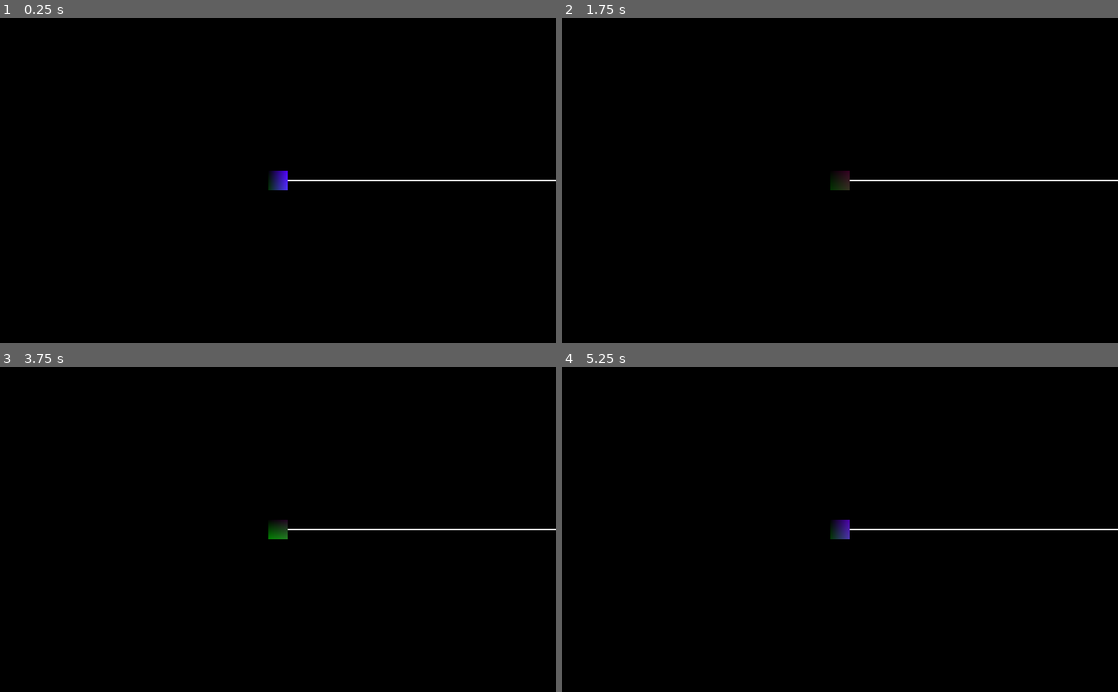
Above: before the commit, frames 1-4 (two rows, left to right).
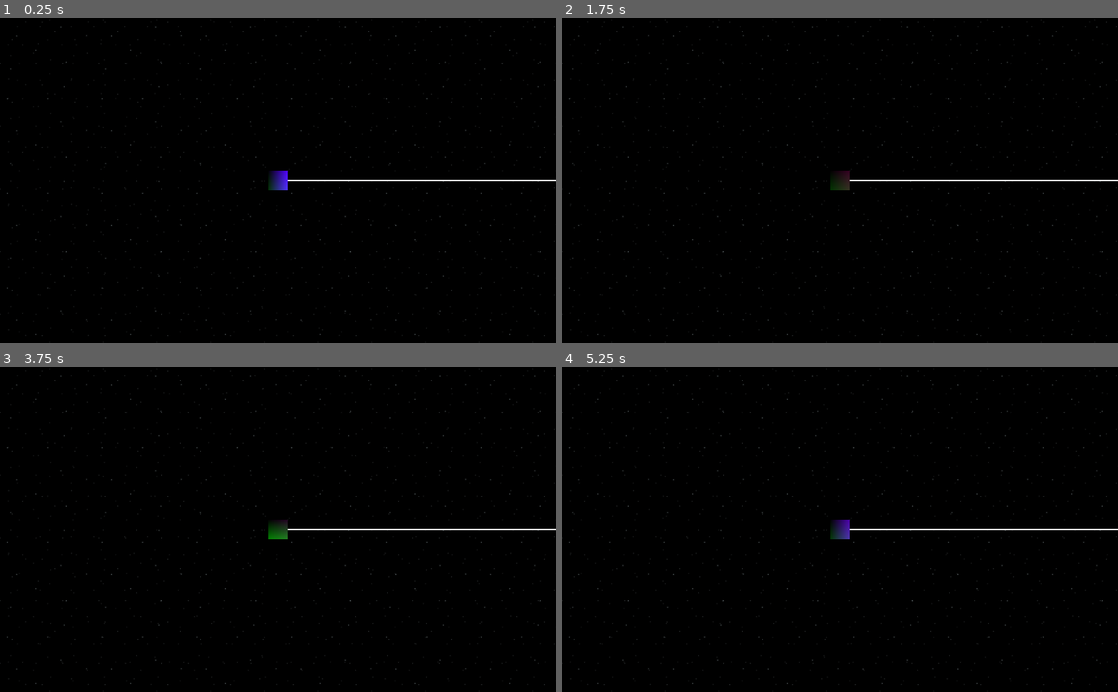
Above: after the commit, the same moments.

Repository: blaquenkot/dimension
Game: Godot game, scene res://Game.tscn
The game is run twice, just before and just after one commit, with the same random seed, the same clock (stepped at 60 frames per second) and the same inputs.
Inputs:
- Up to frame 1 (0.25 s): no input
- Up to frame 2 (1.75 s): tap Enter at 1.25 s
- Up to frame 3 (3.75 s): tap Space at 2 s; tap Enter at 3.5 s
- Up to frame 4 (5.25 s): tap Space at 4.25 s; tap Enter at 5 s

The runs differ from the first frame. In frame 1, 0.3% of the frame differs, in the area x 0-100%, y 0-100%; in frame 2, 0.3%; in frame 3, 0.3%; in frame 4, 0.3%.

Commit message:
First take at adding some dust

Diff:
--- a/Game.tscn
+++ b/Game.tscn
@@ -1,7 +1,8 @@
-[gd_scene load_steps=4 format=2]
+[gd_scene load_steps=5 format=2]
 
 [ext_resource path="res://Square.tscn" type="PackedScene" id=1]
 [ext_resource path="res://Rail.tscn" type="PackedScene" id=2]
+[ext_resource path="res://dust.png" type="Texture" id=3]
 
 [sub_resource type="Environment" id=1]
 background_mode = 1
@@ -28,3 +29,21 @@
 
 [node name="Rail3" parent="." instance=ExtResource( 2 )]
 transform = Transform( 70, 0, 0, 0, 0.2, 0, 0, 0, 0.5, 120, 0, 0 )
+
+[node name="Dust1" type="Sprite3D" parent="."]
+transform = Transform( 1, 0, 0, 0, 1, 0, 0, 0, 1, 0, 0, -10 )
+texture = ExtResource( 3 )
+region_enabled = true
+region_rect = Rect2( 0, 0, 80000, 80000 )
+
+[node name="Dust2" type="Sprite3D" parent="."]
+transform = Transform( 1, 0, 0, 0, 1, 0, 0, 0, 1, 0, 0, 5 )
+texture = ExtResource( 3 )
+region_enabled = true
+region_rect = Rect2( 0, 0, 80000, 80000 )
+
+[node name="Dust3" type="Sprite3D" parent="."]
+transform = Transform( 1, 0, 0, 0, 1, 0, 0, 0, 1, 0, 0, -5 )
+texture = ExtResource( 3 )
+region_enabled = true
+region_rect = Rect2( 0, 0, 80000, 80000 )
Binary file added: dust.png
Not shown, added: dust.png.import
